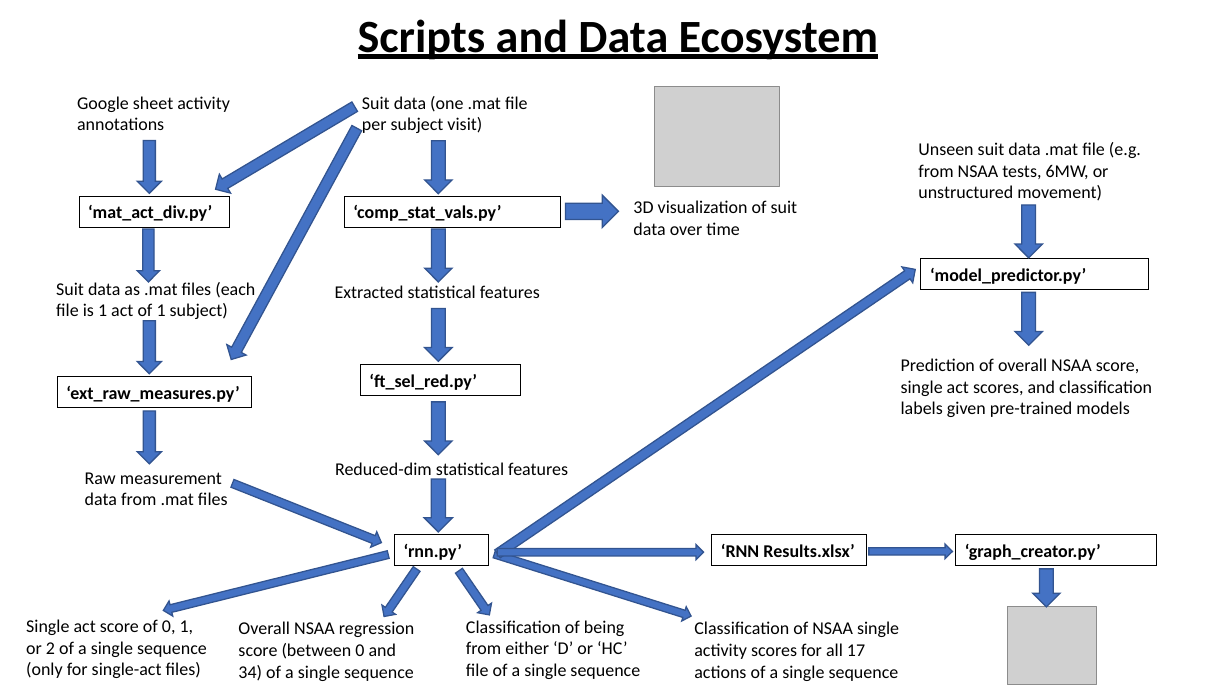
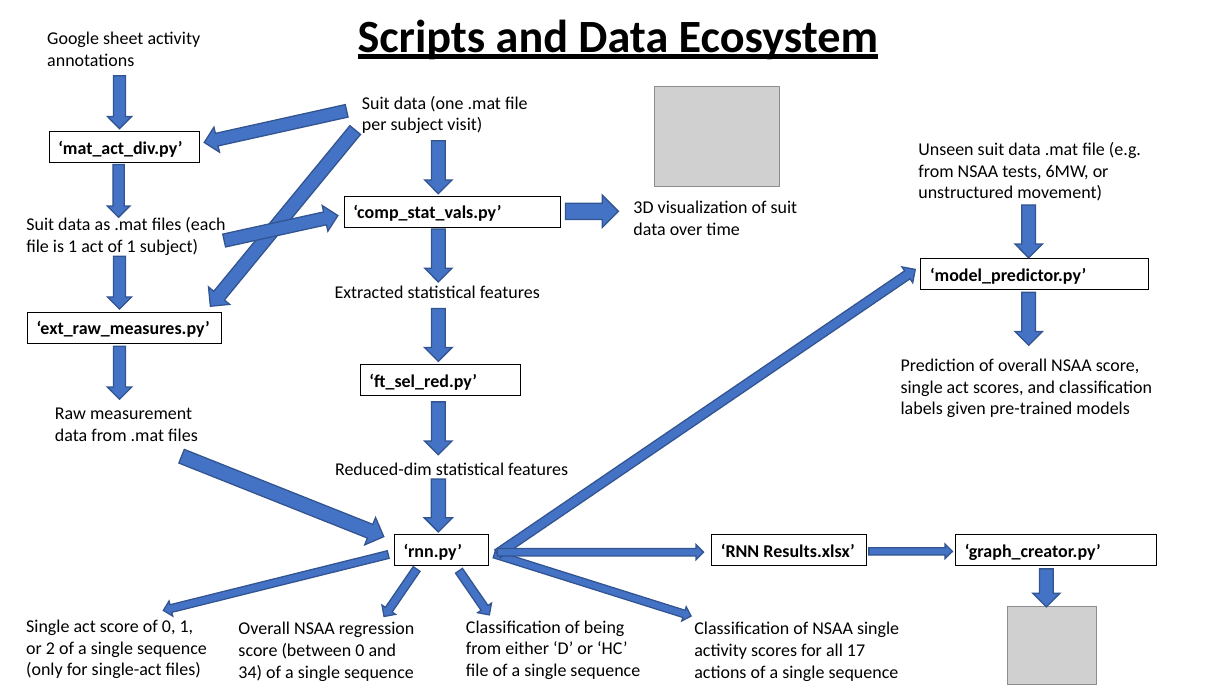
Before and after one commit to dan-heaton/MSc_indiv_project, a slide deck: slide 3 of plans_and_presentations/Project Summary presentation.pptx. Drawn at 1232x693 pixels with LibreOffice and Linux fonts; fonts in the diff are those of the drawing; grey boxes stand for pictures. Boxes give left, top, right and bottom in pixels: in the first picture for what was removed or moved away, otherwise in the second. Text is boxed around its words. In the diff, an @@ line names an element or a change of style, - is before the commit and + after.

```diff
--- a/plans_and_presentations/Project Summary presentation.pptx
+++ b/plans_and_presentations/Project Summary presentation.pptx
@@ down arrow at box(201, 98, 350, 155): rotation 59 to 77 degrees @@
@@ down arrow at box(200, 122, 366, 316): rotation 28 to 39 degrees @@
@@ right arrow added at box(221, 203, 341, 254), fill #4472C4, outline #325491 1 pt @@
@@ 4 down arrows, 3 rectangles, 2 texts: place and size @@
-4 down arrows, 3 rectangles, 2 texts at box(56, 96, 255, 515)
+4 down arrows, 3 rectangles, 2 texts at box(26, 31, 225, 450)
@@ down arrow: place and size @@
-down arrow at box(229, 475, 385, 550)
+down arrow at box(176, 443, 389, 551)
```
Also in this commit, not shown: 9 other files.
